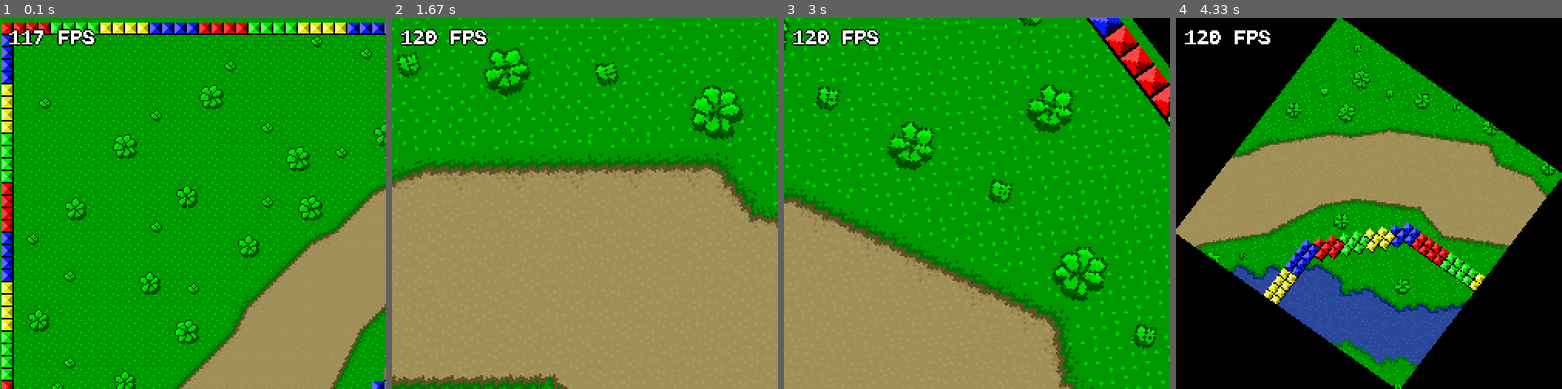
Above: before the commit, frames 1-4 (left to right).
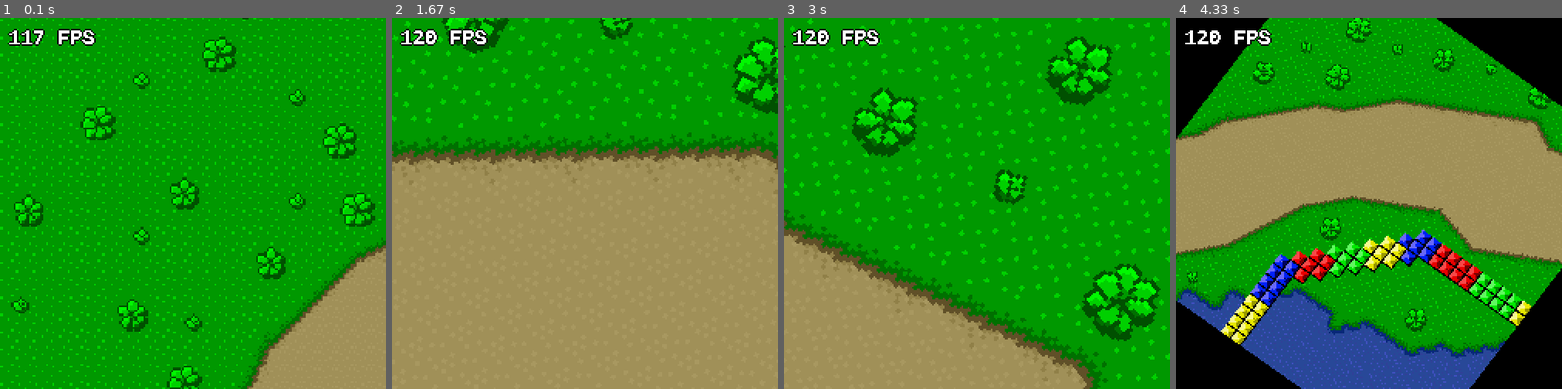
Above: after the commit, the same moments.

Repository: MezianeAyoub2006/Nodex-Engine
Game: pygame game, started from main.py
Two runs of this game, one before a commit and one after it. Both use one fixed random seed, a clock stepped at 60 frames per second and the inputs below.
Inputs:
- Up to frame 1 (0.1 s): no input
- Up to frame 2 (1.67 s): hold Z 0.33-0.8 s; hold Right 0.33-0.8 s; tap S at 0.83 s; hold Right 1.17-1.63 s; hold D 1.17-1.63 s
- Up to frame 3 (3 s): hold Up 1.67-1.97 s; hold Right 2-2.47 s; hold D 2-2.47 s; hold Left from 2.5 s (still down)
- Up to frame 4 (4.33 s): release Left at 3.03 s; hold Q 3.07-3.37 s; hold Down 3.07-3.37 s; hold S 3.07-3.37 s; hold Down 3.4-3.7 s; hold S 3.4-3.7 s; hold Left 3.73-4.13 s; hold Up from 4.17 s (still down)

The runs differ from the first frame. In frame 1, 32% of the frame differs, in the area x 0-100%, y 0-100%; in frame 2, 20%; in frame 3, 30%; in frame 4, 54%.

Commit message:
first commit

Diff:
--- a/main.py
+++ b/main.py
@@ -21,27 +21,27 @@
         speed = 3.0
 
         if self.context.active_keys[pygame.K_RIGHT]:
-            self.ground.camera.position.x += math.cos(self.ground.camera.rotation) * speed * self.context.dt
-            self.ground.camera.position.y += math.sin(self.ground.camera.rotation) * speed * self.context.dt
+            self.ground.camera.position.x += math.cos(self.ground.camera.rotation) * speed * self.context.dt * 60
+            self.ground.camera.position.y += math.sin(self.ground.camera.rotation) * speed * self.context.dt * 60
         if self.context.active_keys[pygame.K_LEFT]:
-            self.ground.camera.position.x -= math.cos(self.ground.camera.rotation) * speed * self.context.dt
-            self.ground.camera.position.y -= math.sin(self.ground.camera.rotation) * speed * self.context.dt
+            self.ground.camera.position.x -= math.cos(self.ground.camera.rotation) * speed * self.context.dt * 60
+            self.ground.camera.position.y -= math.sin(self.ground.camera.rotation) * speed * self.context.dt * 60
         if self.context.active_keys[pygame.K_DOWN]:
-            self.ground.camera.position.x -= math.sin(self.ground.camera.rotation) * speed * self.context.dt
-            self.ground.camera.position.y += math.cos(self.ground.camera.rotation) * speed * self.context.dt
+            self.ground.camera.position.x -= math.sin(self.ground.camera.rotation) * speed * self.context.dt * 60
+            self.ground.camera.position.y += math.cos(self.ground.camera.rotation) * speed * self.context.dt * 60
         if self.context.active_keys[pygame.K_UP]:
-            self.ground.camera.position.x += math.sin(self.ground.camera.rotation) * speed * self.context.dt
-            self.ground.camera.position.y -= math.cos(self.ground.camera.rotation) * speed * self.context.dt
+            self.ground.camera.position.x += math.sin(self.ground.camera.rotation) * speed * self.context.dt * 60
+            self.ground.camera.position.y -= math.cos(self.ground.camera.rotation) * speed * self.context.dt * 60
         if self.context.active_keys[pygame.K_z]:
-            self.ground.camera.zoom *= 1.03 ** self.context.dt
+            self.ground.camera.zoom *= 1.03 ** (self.context.dt * 60)
         if self.context.active_keys[pygame.K_s]:
-            self.ground.camera.zoom /= 1.03 ** self.context.dt
+            self.ground.camera.zoom /= 1.03 ** (self.context.dt * 60)
         if self.context.active_keys[pygame.K_q]:
-            self.ground.camera.rotation += self.context.dt/60
+            self.ground.camera.rotation += self.context.dt
         if self.context.active_keys[pygame.K_d]:
-            self.ground.camera.rotation -= self.context.dt/60
+            self.ground.camera.rotation -= self.context.dt
 
 
-context = nodex.engine.Context((250, 240), 2, False)
+context = nodex.engine.Context((250, 240), 2, True)
 context.add_game_node(Test(context))
 context.run()
--- a/nodex/engine/core/context.py
+++ b/nodex/engine/core/context.py
@@ -5,6 +5,9 @@
 from .system import System
 from .runtime import Runtime
 from .event_bus import EventBus
+from .input import Input
+from .window import Window
+from .gl_context import GlContext
 
 class Context:
     def __init__(self, resolution, window_scale = 1, vsync = True):
@@ -12,10 +15,11 @@
         self.event_bus = EventBus()
         self.runtime = Runtime(self)
         self.system = System(self)
-        self.window = nodex.engine.Window(self, resolution, window_scale, vsync)
-        self.gl_context = nodex.engine.GlContext(self)
+        self.window = Window(self, resolution, window_scale, vsync)
+        self.gl_context = GlContext(self)
         self.gl_context.init_shader_pass()
         self.scene_manager = nodex.engine.SceneManger(self)
+        self.input = Input(self)
         self.timer = 0
 
     def add_game_node(self, game_node, scene=None):
@@ -36,15 +40,15 @@
 
     @property
     def active_keys(self):
-        return self.runtime.active_keys
+        return self.input.active_keys
 
     @property
     def released_keys(self):
-        return self.runtime.released_keys
+        return self.input.released_keys
 
     @property
     def pressed_keys(self):
-        return self.runtime.pressed_keys
+        return self.input.pressed_keys
 
     @property
     def dt(self):
@@ -57,3 +61,11 @@
     @property
     def internal_size(self):
         return self.window.internal_size
+
+    @property
+    def mouse_position(self):
+        return self.input.mouse_position
+
+    @property
+    def window_scale(self):
+        return self.window.window_scale
--- a/nodex/engine/rendering/gl_context.py
+++ b/nodex/engine/core/gl_context.py
@@ -1,9 +1,13 @@
 import moderngl
-import nodex.engine
-from .shader_pass import ShaderPass
+import nodex
+
+from typing import TYPE_CHECKING
+if TYPE_CHECKING:
+    from .context import Context
+
 
 class GlContext:
-    def __init__(self, context : "nodex.engine.Context"):
+    def __init__(self, context : "Context"):
         self.context = context
         self._gl_ctx = moderngl.create_context()
         self._gl_ctx.enable(moderngl.BLEND)
@@ -13,7 +17,7 @@
         self._render_fbo = self._gl_ctx.framebuffer(color_attachments=[self._render_tex])
 
     def init_shader_pass(self):
-        self._blit_pass = ShaderPass(self.context)
+        self._blit_pass = nodex.rendering.ShaderPass(self.context)
         self._blit_pass.textures["tex"] = (self._render_tex, 0)
 
     def before_rendering(self):
--- /dev/null
+++ b/nodex/engine/core/input.py
@@ -0,0 +1,42 @@
+import pygame
+
+from typing import TYPE_CHECKING
+if TYPE_CHECKING:
+    from .context import Context
+
+
+class Input:
+    def __init__(self, context : "Context"):
+        self.context = context
+        self._handle_keyboard()
+
+    def _handle_keyboard(self):
+        self._active_keys = pygame.key.get_pressed()
+        self._pressed_keys = pygame.key.get_just_pressed()
+        self._released_keys = pygame.key.get_just_released()
+
+    @property
+    def active_keys(self):
+        return self._active_keys
+
+    @property
+    def pressed_keys(self):
+        return self._pressed_keys
+
+    @property
+    def released_keys(self):
+        return self._released_keys
+
+    @property
+    def mouse_position(self):
+        scaled_mouse_pos = self.scaled_mouse_position
+        window_scale = self.context.window_scale
+        print(scaled_mouse_pos, window_scale)
+        return (
+            scaled_mouse_pos[0] / window_scale,
+            scaled_mouse_pos[1] / window_scale
+        )
+
+    @property
+    def scaled_mouse_position(self):
+        return pygame.mouse.get_pos()
--- a/nodex/engine/core/runtime.py
+++ b/nodex/engine/core/runtime.py
@@ -6,7 +6,6 @@
 if TYPE_CHECKING:
     from .context import Context
 
-FRAMERATE_REFERENCE = 60
 
 class Runtime:
     def __init__(self, context : "Context"):
@@ -16,29 +15,12 @@
         self._dt = 1
 
     def _delta_time(self):
-        self._dt = (time.perf_counter() - self._lt) * FRAMERATE_REFERENCE
+        self._dt = (time.perf_counter() - self._lt)
         self._lt = time.perf_counter()
-
-    def _handle_keyboard(self):
-        self._active_keys = pygame.key.get_pressed()
-        self._pressed_keys = pygame.key.get_just_pressed()
-        self._released_keys = pygame.key.get_just_released()
-
-    @property
-    def active_keys(self):
-        return self._active_keys
-
-    @property
-    def pressed_keys(self):
-        return self._pressed_keys
-
-    @property
-    def released_keys(self):
-        return self._released_keys
 
     def run(self):
         while True:
-            self._handle_keyboard()
+            self.context.input._handle_keyboard()
             self._delta_time()
             self.context.system.poll_events()
             self.context.gl_context.before_rendering()
@@ -46,7 +28,7 @@
             self.context.gl_context.after_rendering()
             pygame.display.flip()
             self._clock.tick(1000)
-            self.context.timer += self.dt / FRAMERATE_REFERENCE
+            self.context.timer += self.dt
 
 
     @property
--- a/nodex/engine/rendering/window.py
+++ b/nodex/engine/core/window.py
@@ -1,7 +1,7 @@
 from typing import TYPE_CHECKING
 
 if TYPE_CHECKING:
-    from ..core.context import Context
+    from .context import Context
 
 import pygame
 
@@ -66,3 +66,7 @@
     @property
     def internal_size(self) -> tuple:
         return self._internal_size
+
+    @property
+    def window_scale(self):
+        return self._window_scale
--- a/nodex/engine/rendering/__init__.py
+++ b/nodex/engine/rendering/__init__.py
@@ -1,5 +1,3 @@
-from .gl_context import GlContext
 from .shader_pass import ShaderPass
-from .window import Window
 from .pygame_layer import PygameLayer
 from .world_layer import WorldLayer
--- a/nodex/engine/rendering/camera.py
+++ b/nodex/engine/rendering/camera.py
@@ -5,4 +5,4 @@
     position:pygame.Vector2 = pygame.Vector2(0, 0)
     offset:pygame.Vector2 = pygame.Vector2(0, 0)
     rotation:float = 0
-    zoom:float = 1
+    zoom:float = 1.4
--- a/nodex/engine/rendering/viewport.py
+++ /dev/null
@@ -1,2 +0,0 @@
-class Viewport:
-    pass
